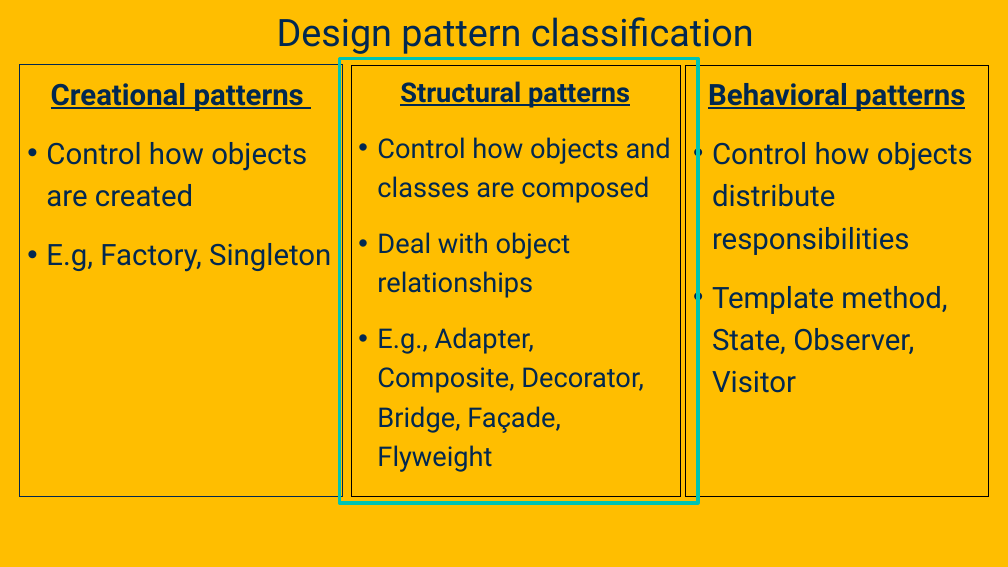
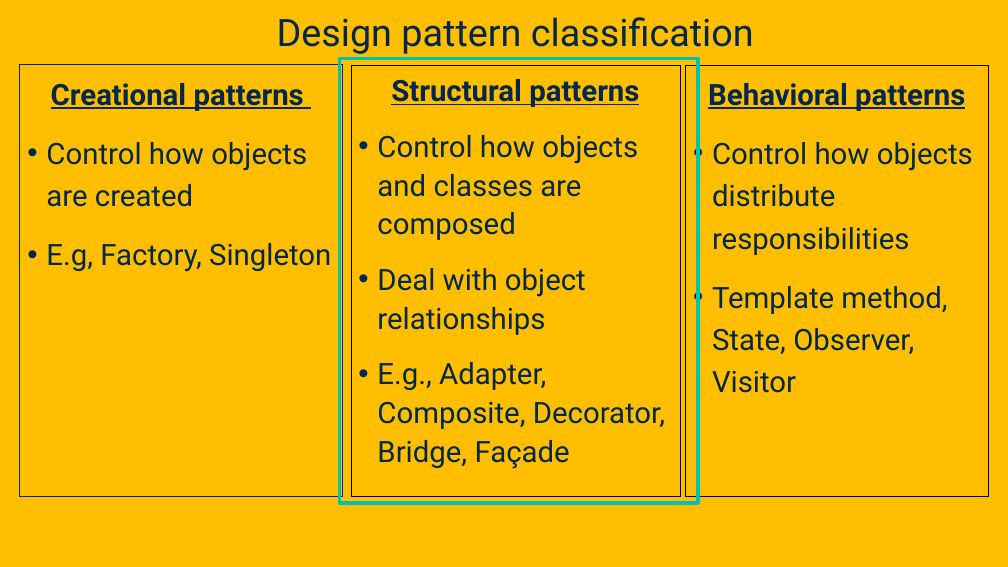
Before and after one commit to davsec-teaching/ecs160-f25, a slide deck: slide 29 of slides/8_design_patterns.pptx. Drawn at 1008x567 pixels with LibreOffice and Linux fonts; fonts in the diff are those of the drawing; background and template pictures are left out. Boxes give left, top, right and bottom in pixels: in the first picture for what was removed or moved away, otherwise in the second. Text is boxed around its words. In the diff, an @@ line names an element or a change of style, - is before the commit and + after.

```diff
--- a/slides/8_design_patterns.pptx
+++ b/slides/8_design_patterns.pptx
@@ text in rectangle at bbox=[377, 79, 639, 335]: size 25.9 to 28 pt in "Structural patterns", "Control how objects and classes are composed", "Deal with object relationships"; line spacing 1.2 to 1.1 @@
@@ text in rectangle at bbox=[377, 362, 665, 469]: text changed; size 25.9 to 28 pt @@
-• E.g., Adapter, Composite, Decorator, Bridge, Façade, Flyweight
+• E.g., Adapter, Composite, Decorator, Bridge, Façade
```
Also in this commit, not shown: 20 other slides changed, 3 slides added.
